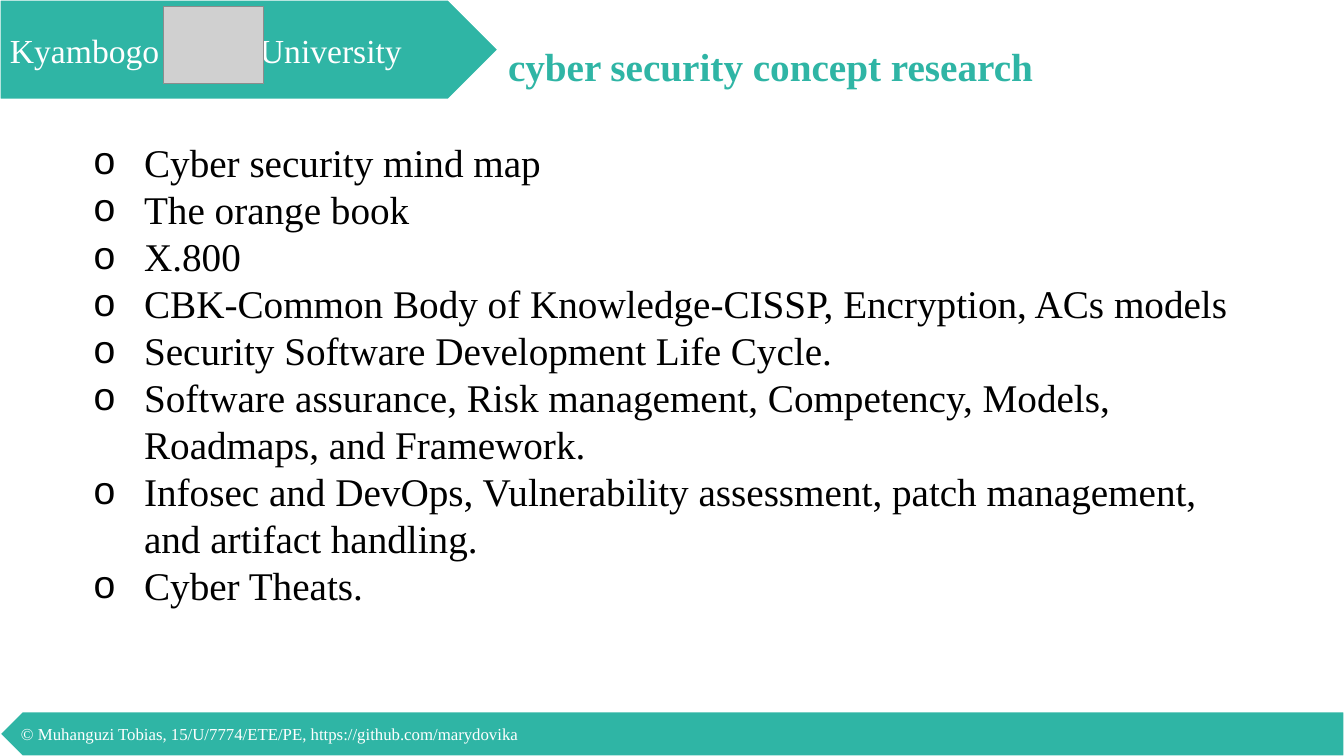
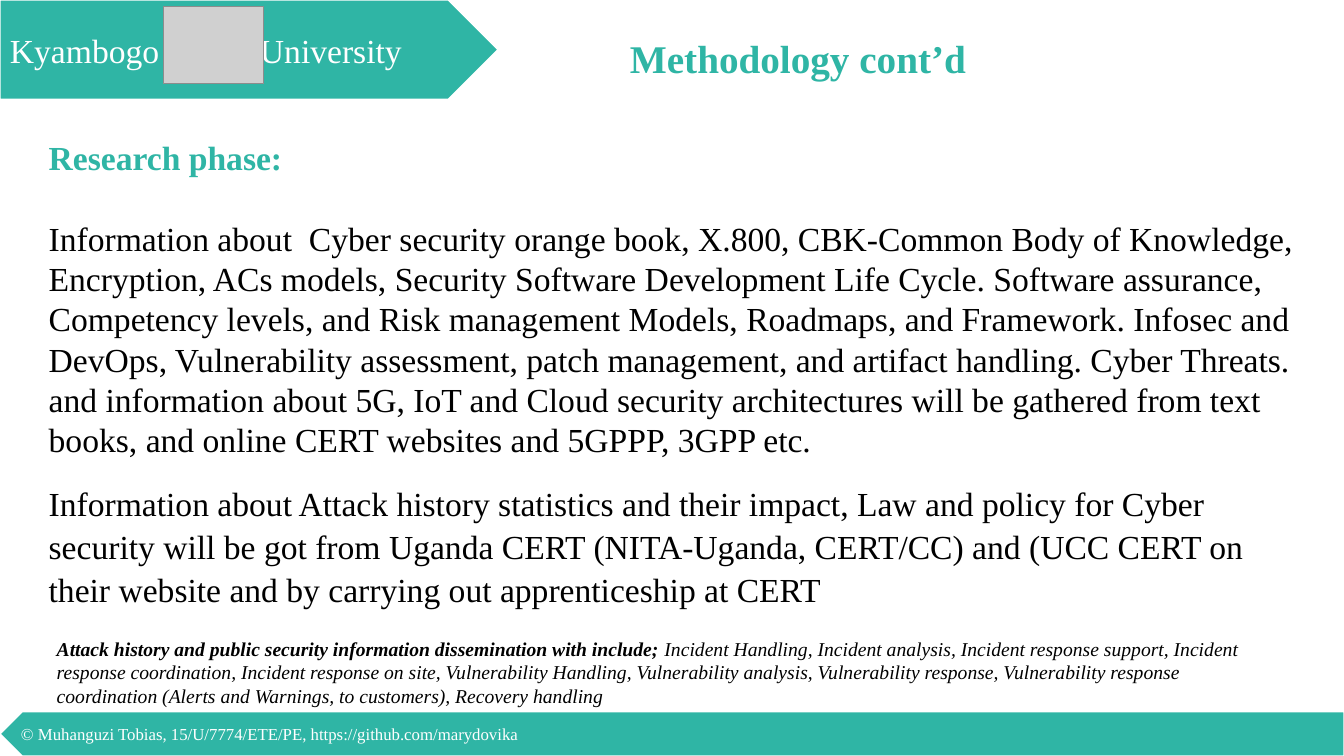
Before and after one commit to marydovika/Cyber-Security-Project-for-5G-IoT-Cloud-NFC, a slide deck: slide 12 of presentations/proposalPresentation.pptx (slide 17 before the commit). Drawn at 1344x756 pixels with LibreOffice and Linux fonts; fonts in the diff are those of the drawing; grey boxes stand for pictures. Boxes give left, top, right and bottom in pixels: in the first picture for what was removed or moved away, otherwise in the second. Text is boxed around its words. In the diff, an @@ line names an element or a change of style, - is before the commit and + after.

```diff
--- a/presentations/proposalPresentation.pptx
+++ b/presentations/proposalPresentation.pptx
@@ text removed at (508, 53, 1033, 88) @@
-cyber security concept research
@@ text added at (630, 45, 966, 80), 28 pt, text #2FB5A5, bold @@
+Methodology cont’d
@@ text at (49, 146, 1292, 608): text changed; size 28 to 24 pt @@
-o Cyber security mind map
-o The orange book
-o X.800
-  CBK-Common Body of Knowledge-CISSP, Encryption, ACs models
-  Security Software Development Life Cycle.
-  Software assurance, Risk management, Competency, Models, Roadmaps, and Framework.
-  Infosec and DevOps, Vulnerability assessment, patch management, and artifact handling.
-o Cyber Theats.
+Research phase:
+Information about Cyber security orange book, X.800, CBK-Common Body of Knowledge, Encryption, ACs models, Security Software Development Life Cycle. Software assurance, Competency levels, and Risk management Models, Roadmaps, and Framework. Infosec and DevOps, Vulnerability assessment, patch management, and artifact handling. Cyber Threats. and information about 5G, IoT and Cloud security architectures will be gathered from text books, and online CERT websites and 5GPPP, 3GPP etc.
+Information about Attack history statistics and their impact, Law and policy for Cyber security will be got from Uganda CERT (NITA-Uganda, CERT/CC) and (UCC CERT on their website and by carrying out apprenticeship at CERT
@@ text added at (57, 642, 1238, 708), 14 pt, text #000000, italic @@
+Attack history and public security information dissemination with include; Incident Handling, Incident analysis, Incident response support, Incident response coordination, Incident response on site, Vulnerability Handling, Vulnerability analysis, Vulnerability response, Vulnerability response coordination (Alerts and Warnings, to customers), Recovery handling
```
Also in this commit, not shown: 15 other slides changed, 11 slides removed.
